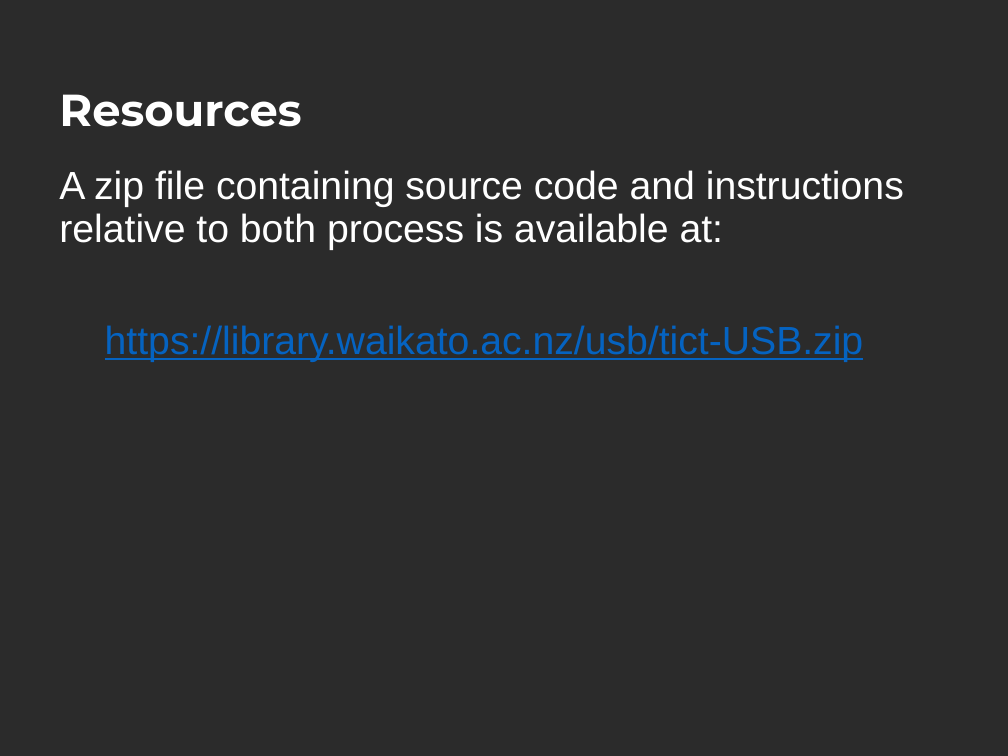
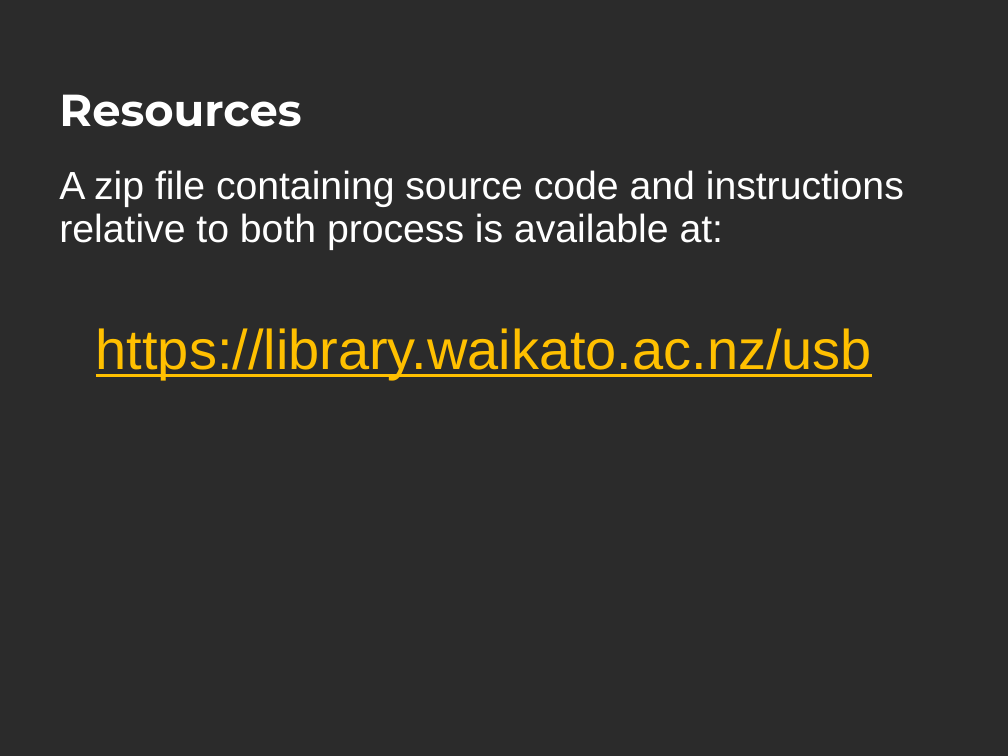
Before and after one commit to university-of-waikato-library/usb, a slide deck: slide 12 of Slides/Stone USB - Std.pptx. Drawn at 1008x756 pixels with LibreOffice and Linux fonts; fonts in the diff are those of the drawing; background and template pictures are left out; a plain dark background stands for a picture behind light text. Boxes give left, top, right and bottom in pixels: in the first picture for what was removed or moved away, otherwise in the second. Text is boxed around its words. In the diff, an @@ line names an element or a change of style, - is before the commit and + after.

Commit message:
Edited link on last page

```diff
--- a/Slides/Stone USB - Std.pptx
+++ b/Slides/Stone USB - Std.pptx
@@ text at bbox=[96, 328, 872, 379]: text changed; size 28 to 40 pt; text colour #0563C1 to #FFC000 @@
-https://library.waikato.ac.nz/usb/tict-USB.zip
+https://library.waikato.ac.nz/usb
```
